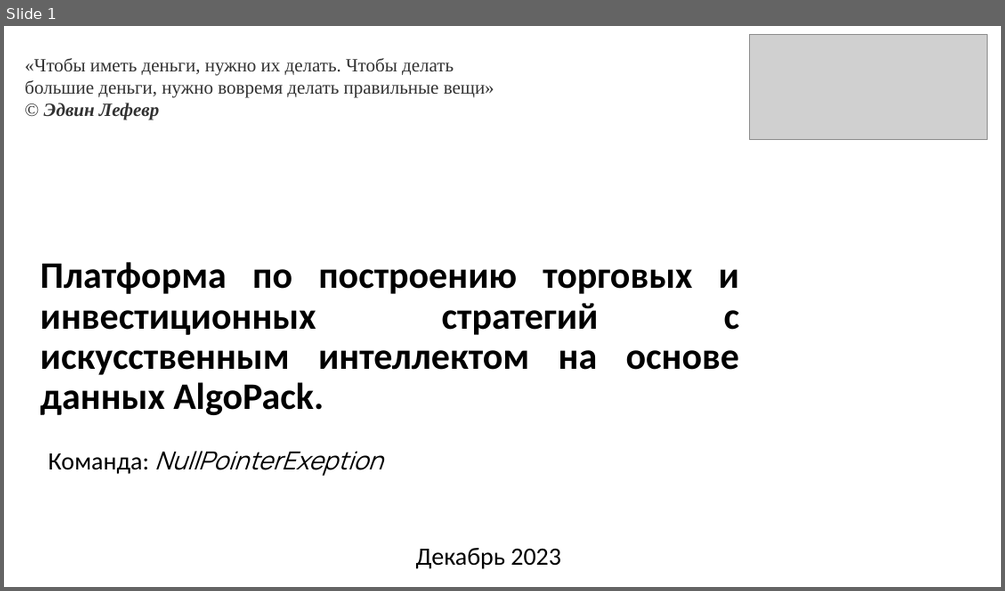
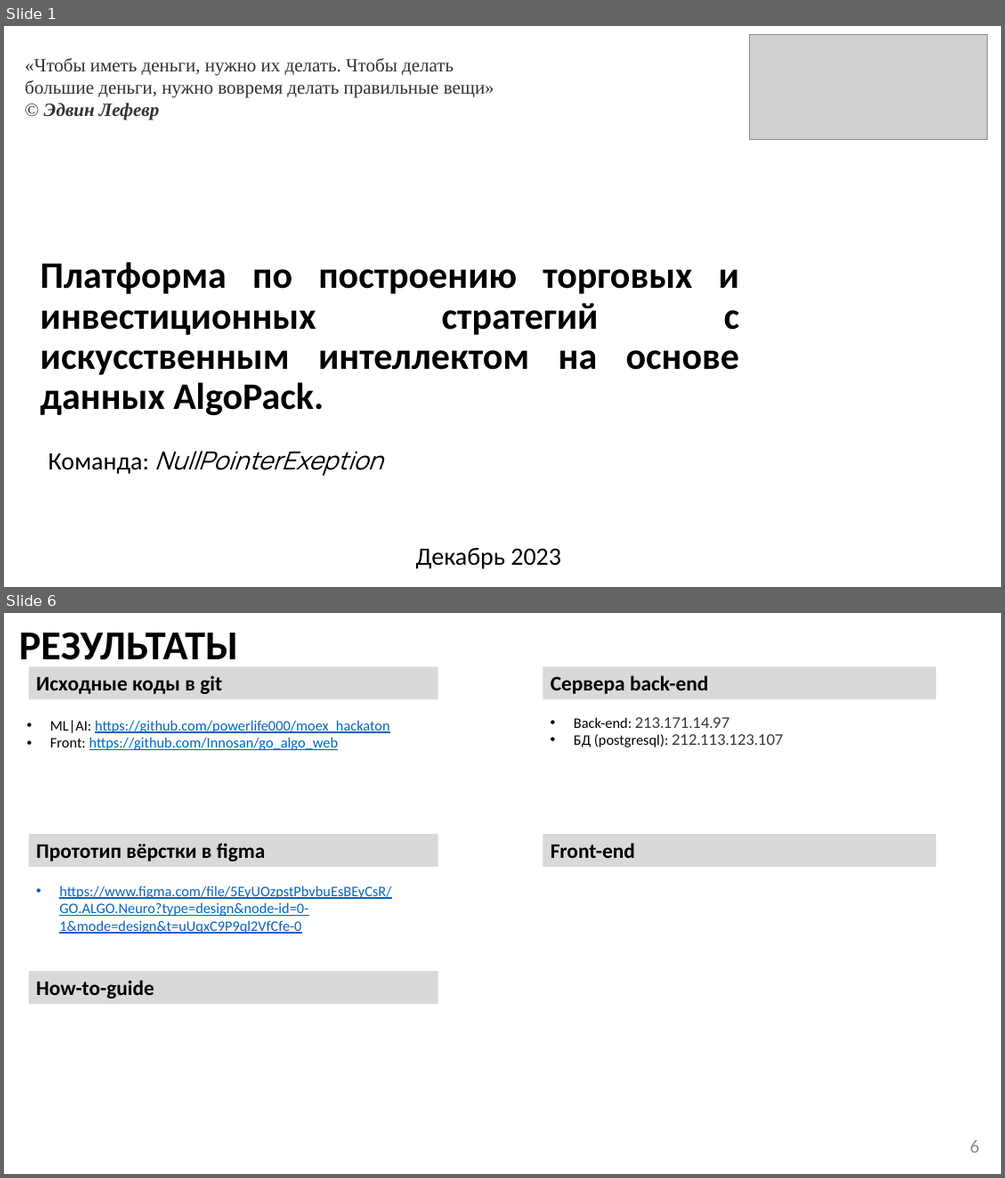
Before and after one commit to suenot/powerlife000-moex_hackaton, a slide deck: info/NullPointerExeption v1.pptx. Shown one above the other, each under a label of ours: slide 1 before the commit, slides 1 and 6 after it; the slides between them are not shown. The pictures are 1005x591 and 1005x1178 pixels, drawn with LibreOffice and Linux fonts; fonts in the diff are those of the drawing; grey boxes stand for pictures. Boxes give left, top, right and bottom in pixels: in the first picture for what was removed or moved away, otherwise in the second. Text is boxed around its words. In the diff, an @@ line names an element or a change of style, - is before the commit and + after.

```diff
--- a/info/NullPointerExeption v1.pptx
+++ b/info/NullPointerExeption v1.pptx
@@ slide 6 added at bbox=[4, 613, 1001, 1174], background #FFFFFF @@
@@ title added at bbox=[19, 632, 238, 660], 39.6 pt, text #000000, bold @@
+РЕЗУЛЬТАТЫ
@@ rectangle added at bbox=[29, 666, 437, 699], fill #D9D9D9, 20 pt, text #000000, bold @@
+Исходные коды в git
@@ rectangle added at bbox=[543, 666, 937, 699], fill #D9D9D9, 20 pt, text #000000, bold @@
+Сервера back-end
@@ text added at bbox=[574, 717, 783, 747], 14 pt, text #333333 @@
+• Back-end: 213.171.14.97
+• БД (postgresql): 212.113.123.107
@@ text added at bbox=[50, 720, 390, 750], 14 pt, text #0563C1, underline @@
+• ML|AI: https://github.com/powerlife000/moex_hackaton
+• Front: https://github.com/Innosan/go_algo_web
@@ rectangle added at bbox=[29, 834, 437, 867], fill #D9D9D9, 20 pt, text #000000, bold @@
+Прототип вёрстки в figma
@@ rectangle added at bbox=[543, 834, 937, 867], fill #D9D9D9, 20 pt, text #000000, bold @@
+Front-end
@@ text added at bbox=[59, 885, 391, 933], 14 pt, text #0563C1, underline @@
+• https://www.figma.com/file/5EyUOzpstPbvbuEsBEyCsR/GO.ALGO.Neuro?type=design&node-id=0-1&mode=design&t=uUqxC9P9ql2VfCfe-0
@@ rectangle added at bbox=[29, 971, 437, 1004], fill #D9D9D9, 20 pt, text #000000, bold @@
+How-to-guide
@@ page number added at bbox=[970, 1140, 979, 1152], 18 pt, text #8C8C8C @@
+6
```
Also in this commit, not shown: 4 slides changed, 2 other files.
